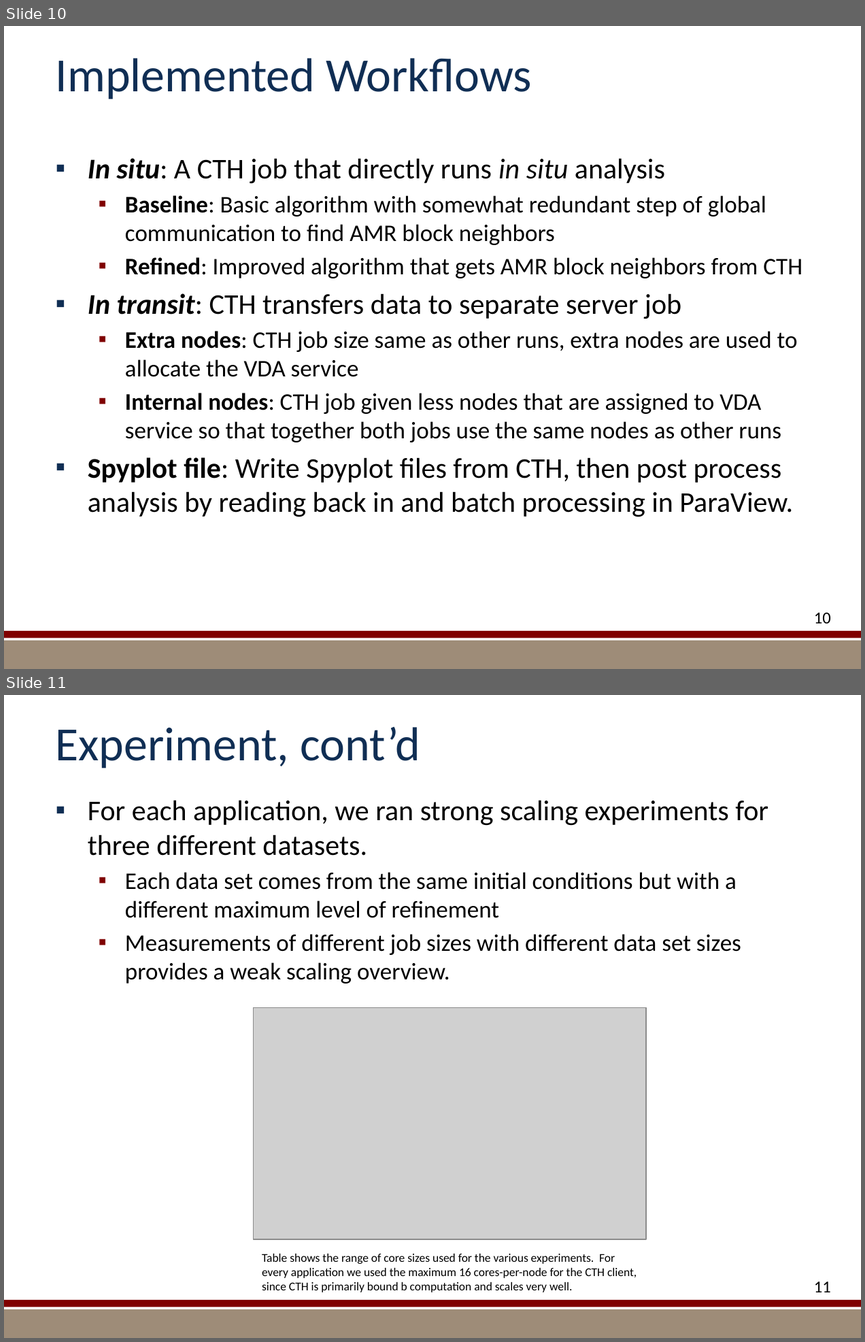
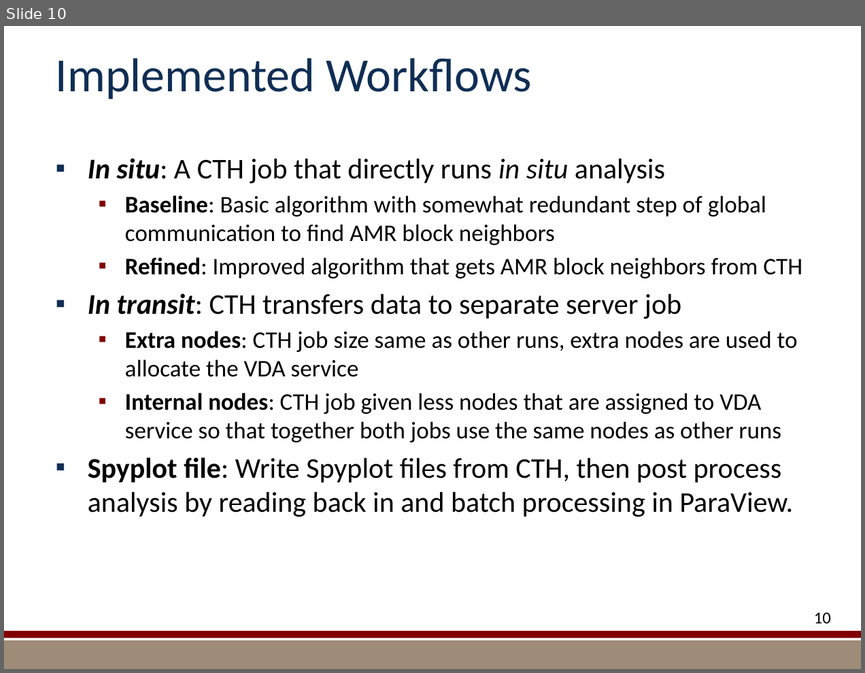
Before and after one commit to kmorel-papers/MilestoneFY13, a slide deck: Summary/SummarySlides.pptx. Shown one above the other, each under a label of ours: slides 10 and 11 before the commit, slide 10 after it. The pictures are 865x1342 and 865x673 pixels, drawn with LibreOffice and Linux fonts; fonts in the diff are those of the drawing; grey boxes stand for pictures; background and template pictures are left out. Boxes give left, top, right and bottom in pixels: in the first picture for what was removed or moved away, otherwise in the second. Text is boxed around its words. In the diff, an @@ line names an element or a change of style, - is before the commit and + after.

Commit message:
Delete repeated slide in wrong place.

```diff
--- a/Summary/SummarySlides.pptx
+++ b/Summary/SummarySlides.pptx
@@ slide 11 removed at box(4, 695, 861, 1338), background #FFFFFF; not listed: 2 template elements that a slide beside it also shows @@
@@ title removed at box(56, 727, 420, 768) @@
-Experiment, cont’d
@@ text removed at box(88, 800, 768, 983) @@
-▪ For each application, we ran strong scaling experiments for three different datasets.
-  ▪ Each data set comes from the same initial conditions but with a different maximum level of refinement
-  ▪ Measurements of different job sizes with different data set sizes provides a weak scaling overview.
@@ picture removed at box(254, 1008, 646, 1239) @@
@@ text removed at box(262, 1253, 636, 1292) @@
-Table shows the range of core sizes used for the various experiments. For every application we used the maximum 16 cores-per-node for the CTH client, since CTH is primarily bound b computation and scales very well.
@@ page number removed at box(814, 1281, 831, 1292) @@
-11
```
